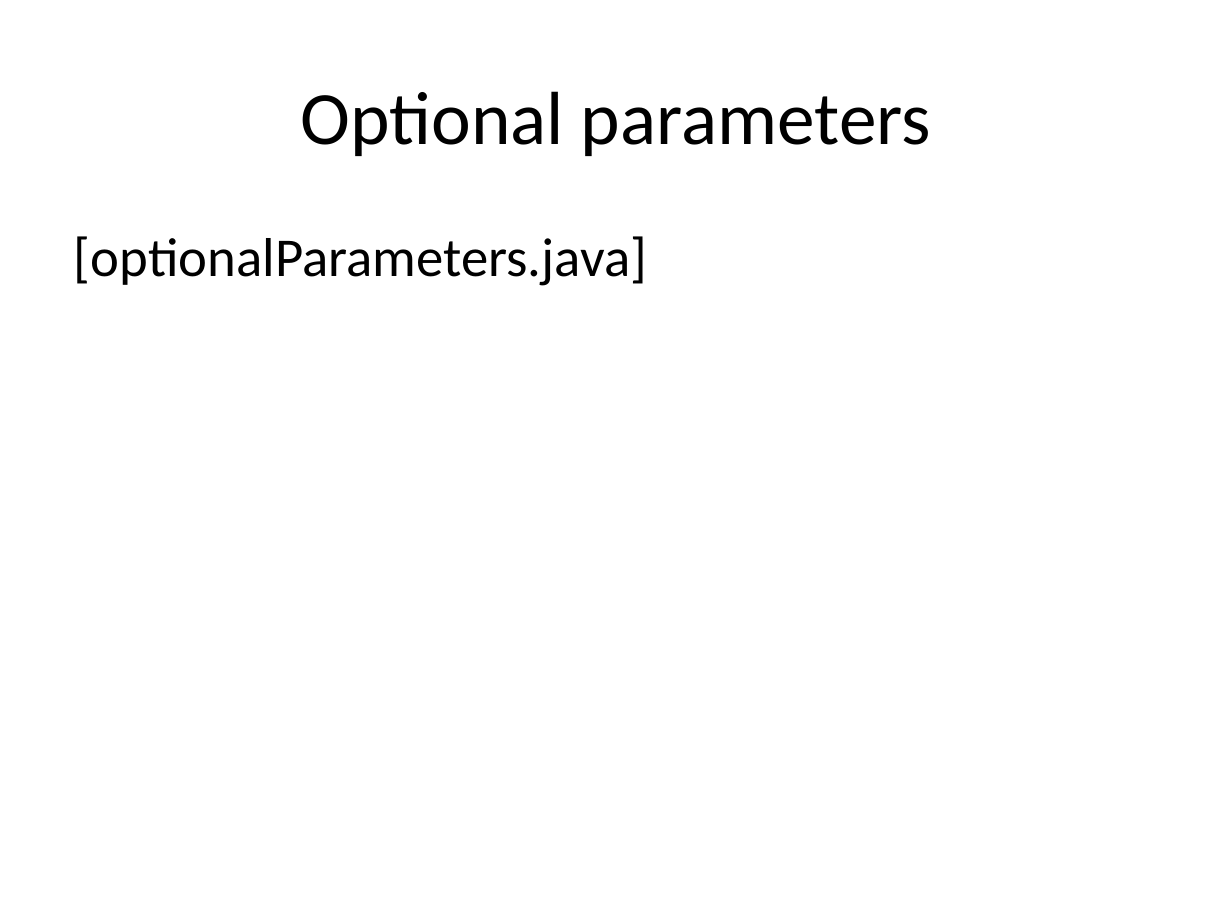
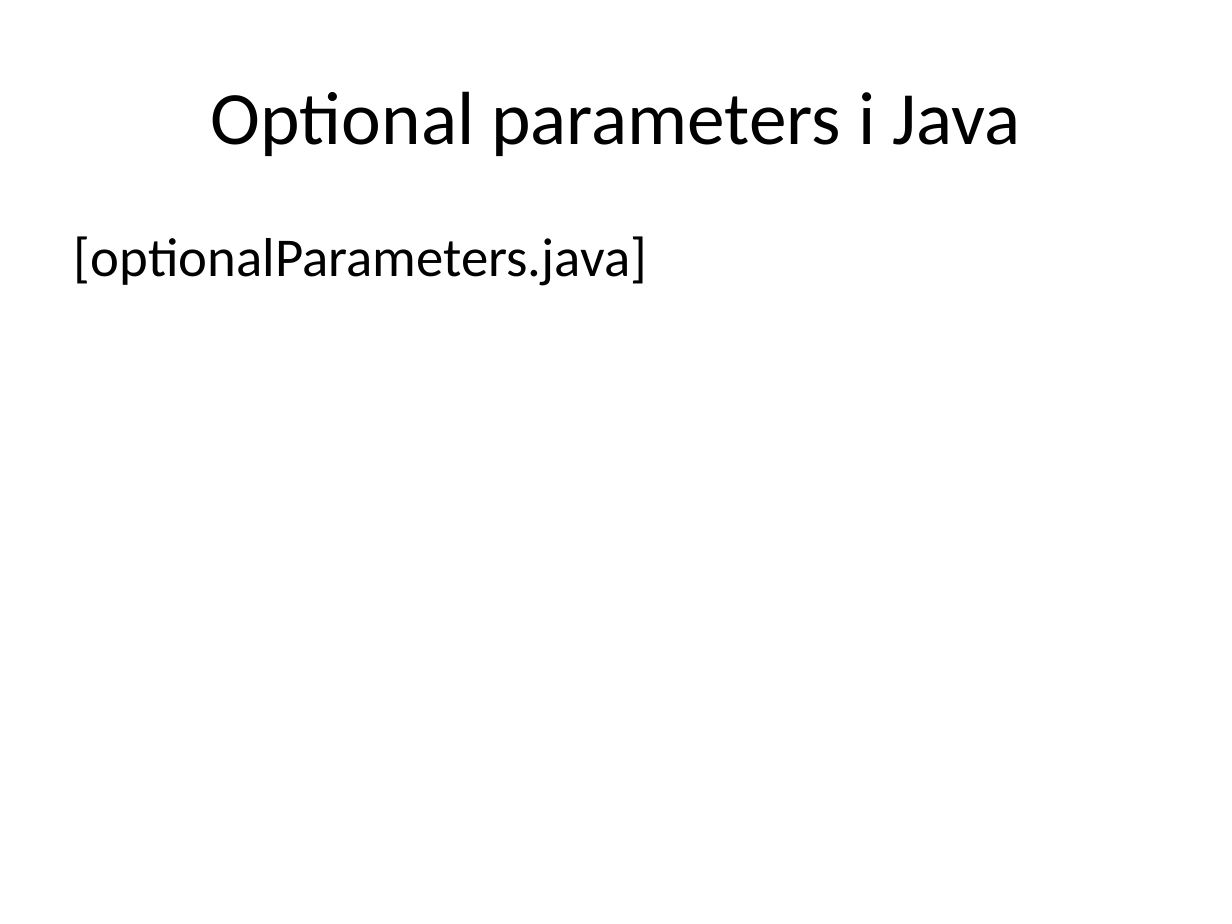
Before and after one commit to me97esn/groovyseminarium, a slide deck: slide 42 of groovyseminarie/dokument/groovyseminarium_source.pptx. Drawn at 1232x924 pixels with LibreOffice and Linux fonts; fonts in the diff are those of the drawing. Boxes give left, top, right and bottom in pixels: in the first picture for what was removed or moved away, otherwise in the second. Text is boxed around its words. In the diff, an @@ line names an element or a change of style, - is before the commit and + after.

```diff
--- a/groovyseminarie/dokument/groovyseminarium_source.pptx
+++ b/groovyseminarie/dokument/groovyseminarium_source.pptx
@@ title at (211,91,1021,156): text changed @@
-Optional parameters
+Optional parameters i Java
```
Also in this commit, not shown: 6 other slides changed, 3 slides added, 1 slide removed, 8 other files.
